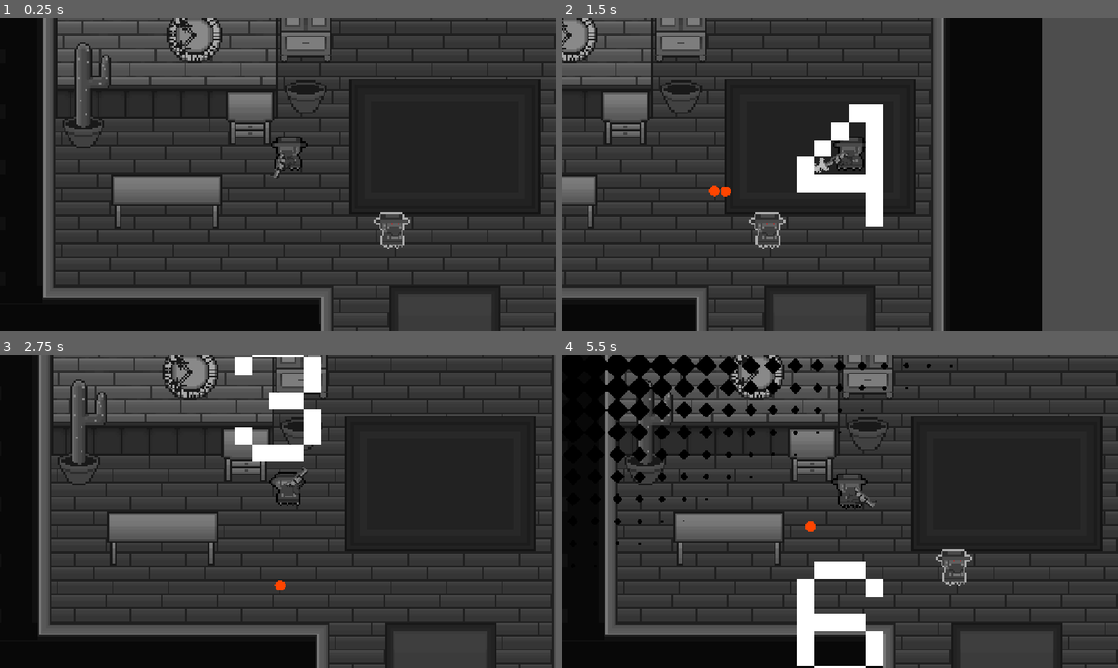
Above: before the commit, frames 1-4 (two rows, left to right).
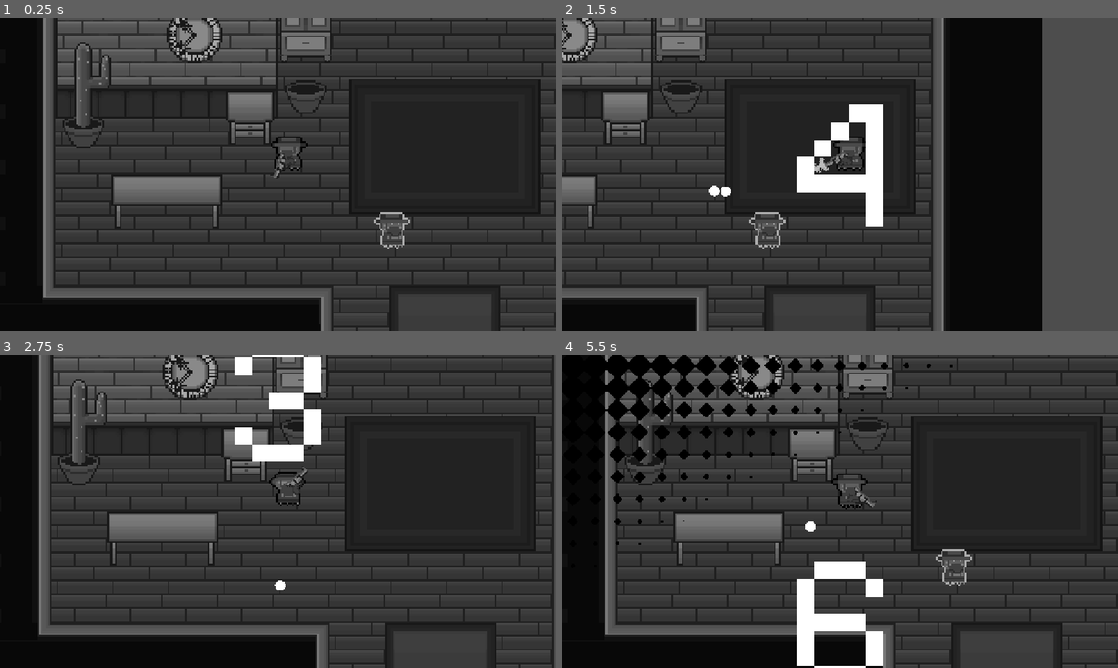
Above: after the commit, the same moments.

Repository: jpsalim21/GMTK_2026_2
Game: Godot game, scene res://BaseGame/scenes/scene1.tscn
Same seed, same stepped clock (60 frames per second), same inputs: the game is played once before the commit and once after it.
Inputs (mouse positions are in pixels of both pictures, inside the frame that each line leads up to):
- Up to frame 1 (0.25 s): no input
- Up to frame 2 (1.5 s): tap Enter (ui_accept) at 0.5, 0.77 s; move the mouse to (962, 158) at 0.52 s; hold Right (ui_right) 0.53-1.25 s; click (962, 158) at 0.6 s; drag from (728, 190) to (812, 237) at 1.27 s
- Up to frame 3 (2.75 s): move the mouse to (333, 442) at 2.02 s; hold Left (ui_left) from 2.03 s (still down); click (333, 442) at 2.1 s
- Up to frame 4 (5.5 s): release Left (ui_left) at 2.75 s; drag from (812, 574) to (673, 464) at 2.77 s; move the mouse to (1006, 558) at 3.52 s; hold Right (ui_right) 3.53-4.25 s; click (1006, 558) at 3.6 s; tap Enter (ui_accept) at 3.77, 5 s; click "1" at 4.25 s; drag from (673, 464) to (956, 567) at 5.02 s

The runs differ from the first frame. In frame 1, less than 0.1% of the frame differs, in the area x 70-72%, y 65-66%; in frame 2, 0.1%, in the area x 26-39%, y 53-66%; in frame 3, less than 0.1%; in frame 4, less than 0.1%.

Commit message:
Update colors

Diff:
--- a/BaseGame/scripts/projetil.gd
+++ b/BaseGame/scripts/projetil.gd
@@ -32,4 +32,4 @@
 	ray_cast_2d.target_position = direction * 50
 
 func _draw() -> void:
-	draw_circle(Vector2.ZERO, 3, Color.ORANGE_RED, true)
+	draw_circle(Vector2.ZERO, 3, Color.WHITE, true)
Binary file changed: BaseGame/assets/sprites/Inimigo.aseprite
Binary file changed: BaseGame/assets/sprites/Inimigo.png
